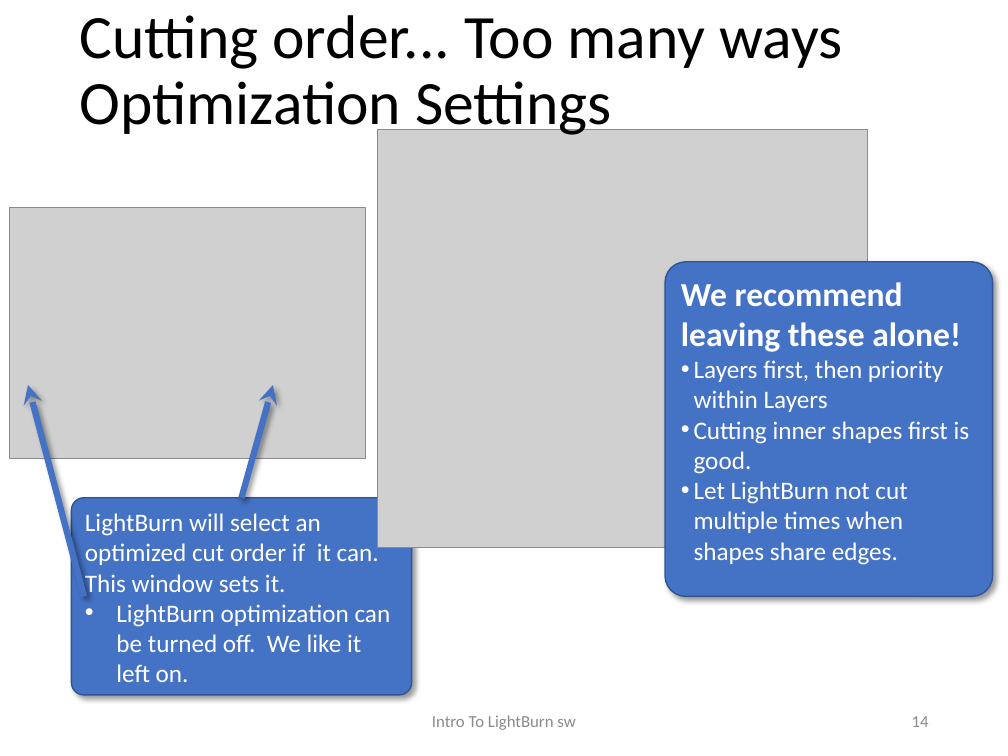
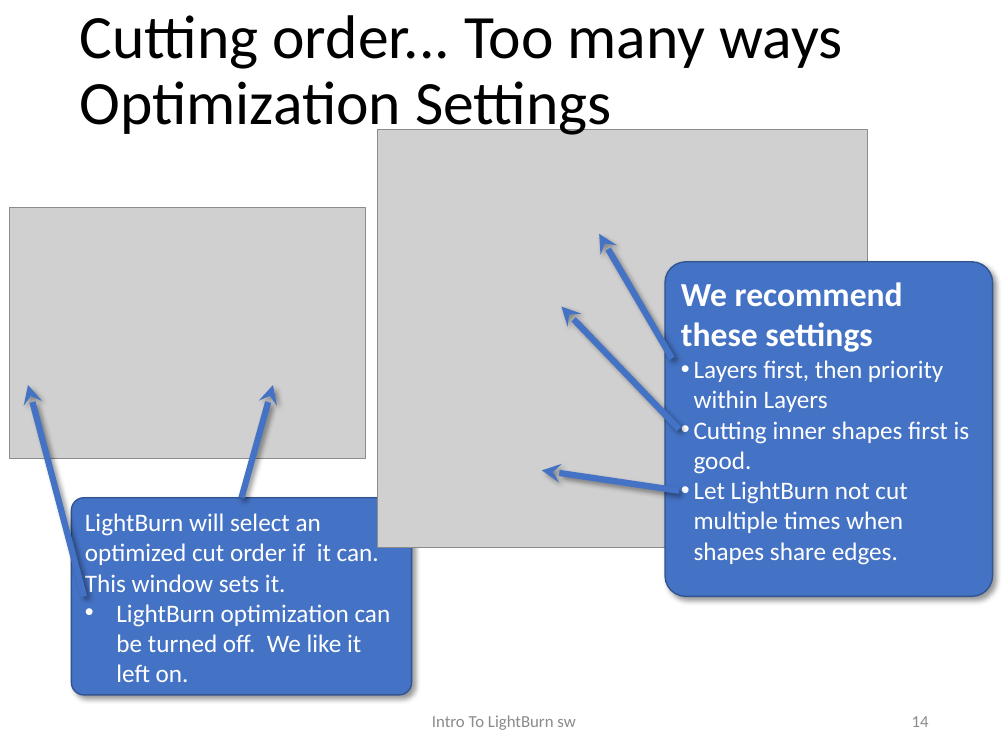
Before and after one commit to BainbridgeArtisanResourceNetwork/ETA-Documents, a slide deck: slide 14 of Intro to LightBurn.pptx. Drawn at 1008x756 pixels with LibreOffice and Linux fonts; fonts in the diff are those of the drawing; grey boxes stand for pictures. Boxes give left, top, right and bottom in pixels: in the first picture for what was removed or moved away, otherwise in the second. Text is boxed around its words. In the diff, an @@ line names an element or a change of style, - is before the commit and + after.

```diff
--- a/Intro to LightBurn.pptx
+++ b/Intro to LightBurn.pptx
@@ arrow added from (672, 359) to (599, 234), #4472C4 4.5 pt @@
@@ text in rounded rectangle at (x1=681, y1=282, x2=903, y2=352): text changed @@
-We recommend leaving these alone!
+We recommend these settings
@@ arrow added from (679, 429) to (561, 306), #4472C4 4.5 pt @@
@@ arrow added from (679, 491) to (542, 471), #4472C4 4.5 pt @@
```
Also in this commit, not shown: 9 slides added, 2 slides removed, 1 other file.
